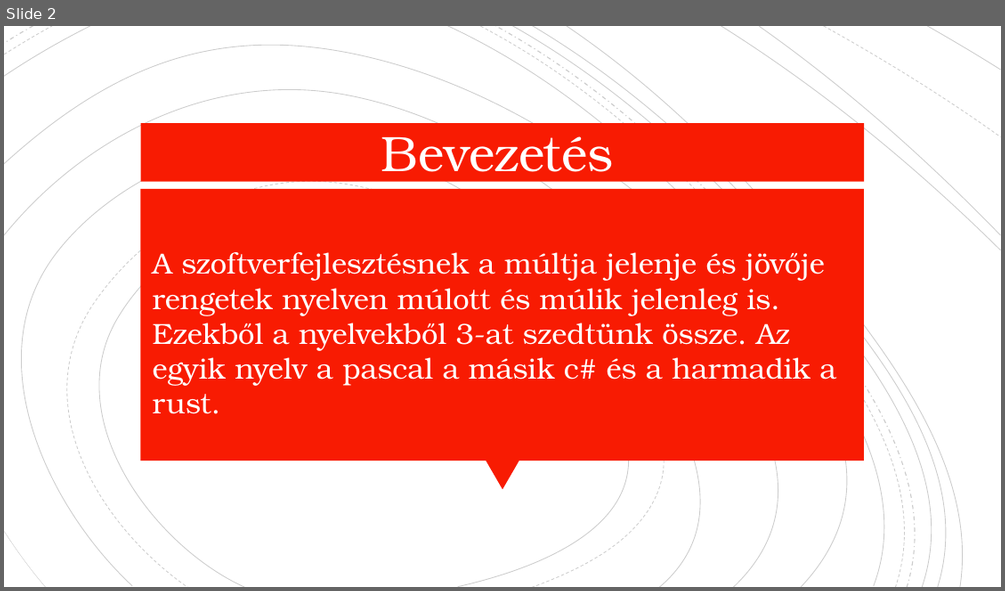
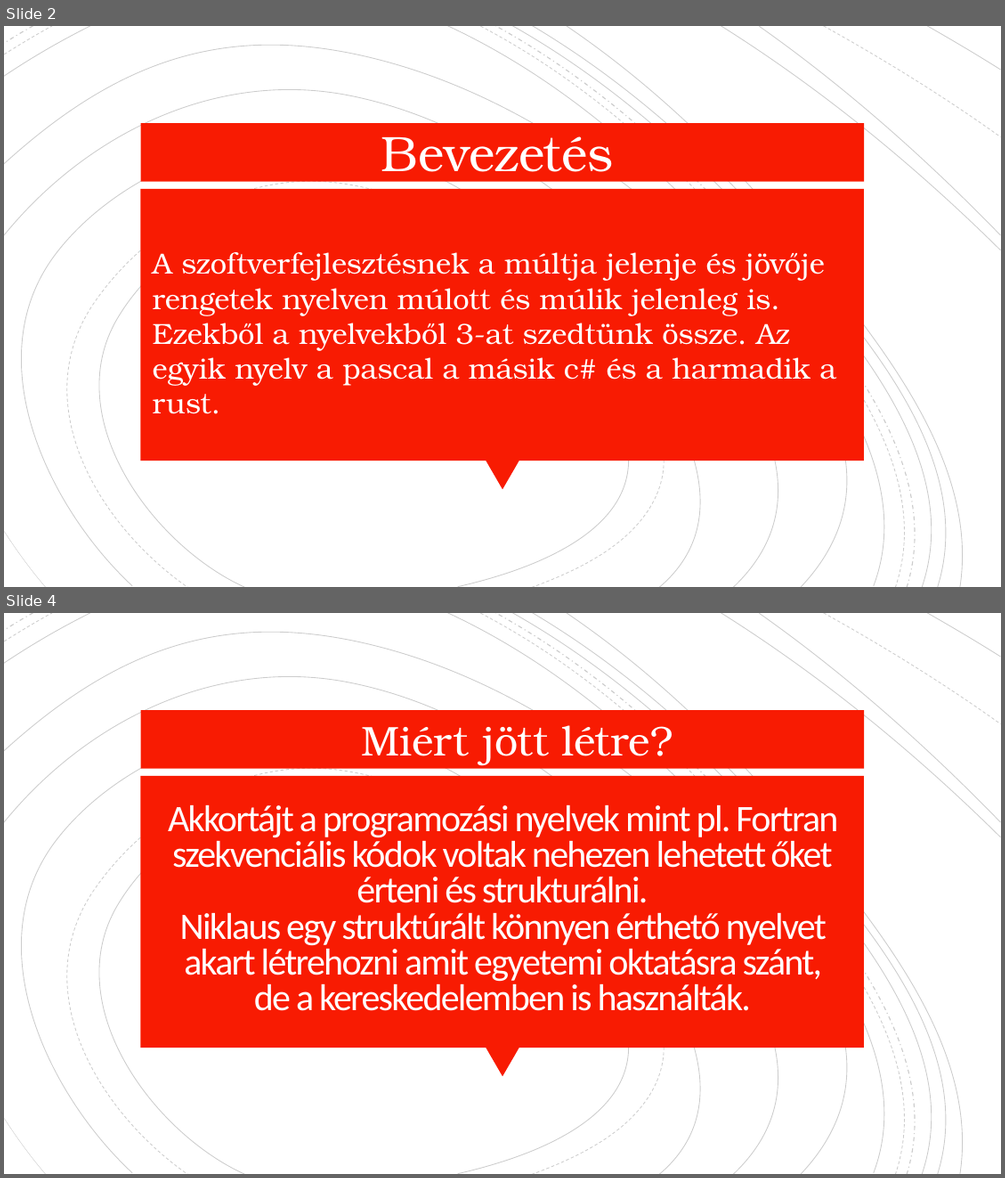
Before and after one commit to Minecraftprovsnoob/Projekt-munka, a slide deck: projekt ppt.pptx. Shown one above the other, each under a label of ours: slide 2 before the commit, slides 2 and 4 after it; the slides between them are not shown. The pictures are 1005x591 and 1005x1178 pixels, drawn with LibreOffice and Linux fonts; fonts in the diff are those of the drawing. Boxes give left, top, right and bottom in pixels: in the first picture for what was removed or moved away, otherwise in the second. Text is boxed around its words. In the diff, an @@ line names an element or a change of style, - is before the commit and + after.

```diff
--- a/projekt ppt.pptx
+++ b/projekt ppt.pptx
@@ slide 4 added at (4,613,1001,1174), background #FFFFFF; not listed: 22 template elements that a slide beside it also shows @@
@@ text added at (362,725,672,765), 40 pt, text #FFFFFF @@
+Miért jött létre?
@@ title added at (168,805,838,1011), 36 pt, text #FFFEFF @@
+Akkortájt a programozási nyelvek mint pl. Fortran szekvenciális kódok voltak nehezen lehetett őket
+érteni és strukturálni.
+Niklaus egy struktúrált könnyen érthető nyelvet akart létrehozni amit egyetemi oktatásra szánt, de a kereskedelemben is használták.
```
Also in this commit, not shown: 2 slides changed, 4 other slides added, 1 slide removed, 3 other files.
